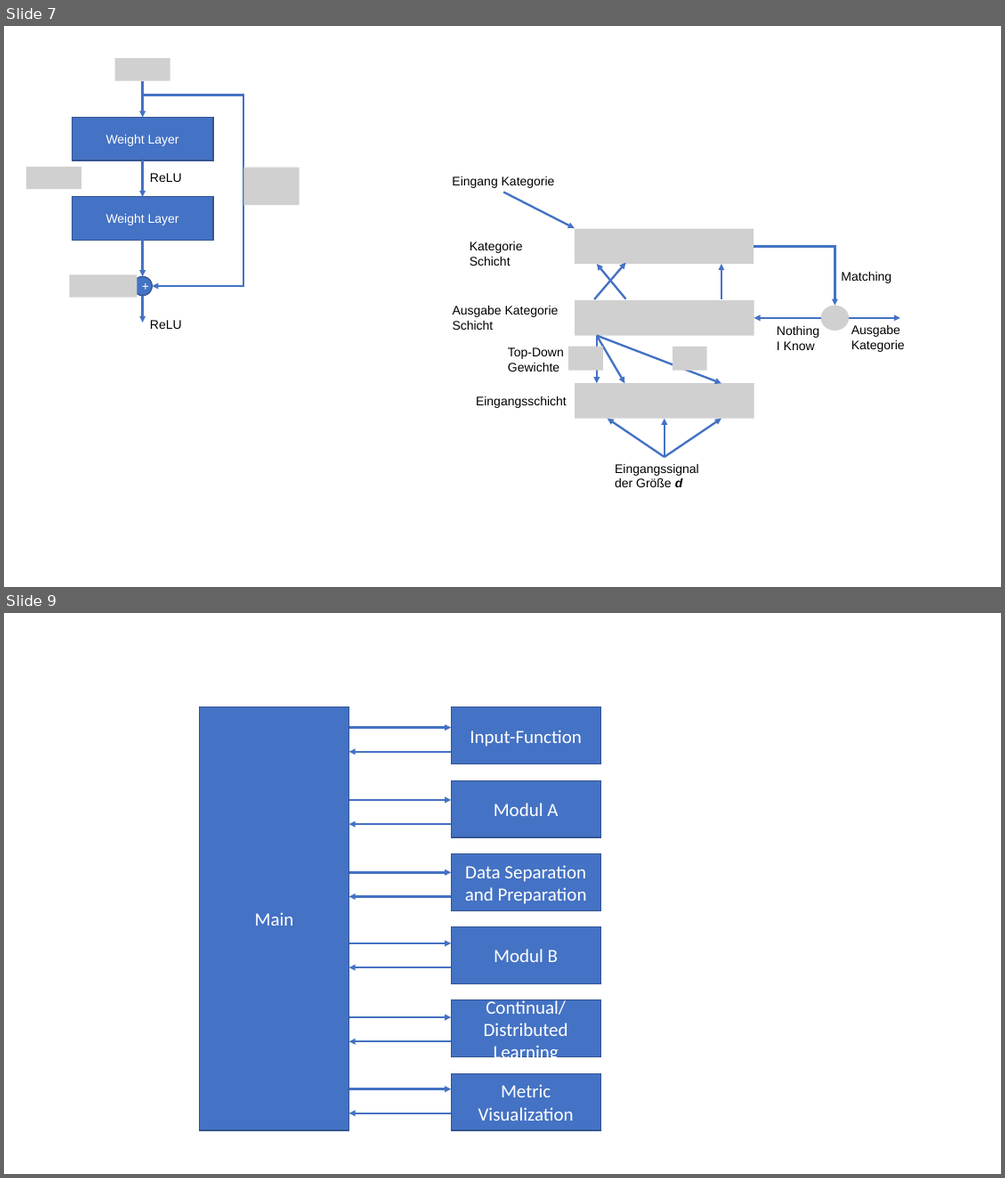
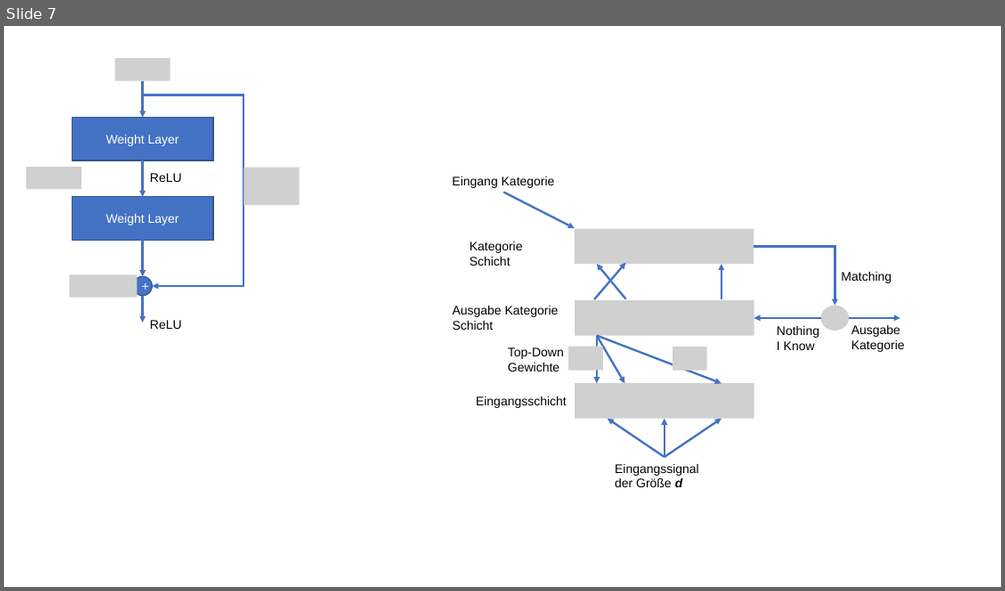
Before and after one commit to simonbuerste/Masterarbeit, a slide deck: Dokumentation/Graphiken.pptx. Shown one above the other, each under a label of ours: slides 7 and 9 before the commit, slide 7 after it; the slides between them are not shown. The pictures are 1005x1178 and 1005x591 pixels, drawn with LibreOffice and Linux fonts; fonts in the diff are those of the drawing; grey boxes stand for pictures. Boxes give left, top, right and bottom in pixels: in the first picture for what was removed or moved away, otherwise in the second. Text is boxed around its words. In the diff, an @@ line names an element or a change of style, - is before the commit and + after.

```diff
--- a/Dokumentation/Graphiken.pptx
+++ b/Dokumentation/Graphiken.pptx
@@ slide 9 removed at box(4, 613, 1001, 1174), background #FFFFFF @@
@@ rectangle removed at box(199, 707, 348, 1130) @@
-Main
@@ rectangle removed at box(451, 707, 600, 764) @@
-Input-Function
@@ arrow removed from (348, 728) to (451, 728) @@
@@ arrow removed from (451, 751) to (348, 751) @@
@@ rectangle removed at box(451, 780, 600, 837) @@
-Modul A
@@ arrow removed from (348, 800) to (451, 800) @@
@@ arrow removed from (451, 824) to (348, 824) @@
@@ arrow removed from (348, 873) to (451, 873) @@
@@ rectangle removed at box(451, 854, 600, 910) @@
-Data Separation and Preparation
@@ arrow removed from (451, 896) to (348, 896) @@
@@ rectangle removed at box(451, 927, 600, 984) @@
-Modul B
@@ arrow removed from (348, 943) to (451, 943) @@
@@ arrow removed from (451, 967) to (348, 967) @@
@@ rectangle removed at box(451, 1000, 600, 1057) @@
-Continual/
-Distributed Learning
@@ arrow removed from (348, 1018) to (451, 1018) @@
@@ arrow removed from (451, 1041) to (348, 1041) @@
@@ arrow removed from (348, 1088) to (451, 1088) @@
@@ rectangle removed at box(451, 1074, 600, 1130) @@
-Metric Visualization
@@ arrow removed from (451, 1113) to (348, 1113) @@
```
Also in this commit, not shown: 1 slide added, 2 other files.
